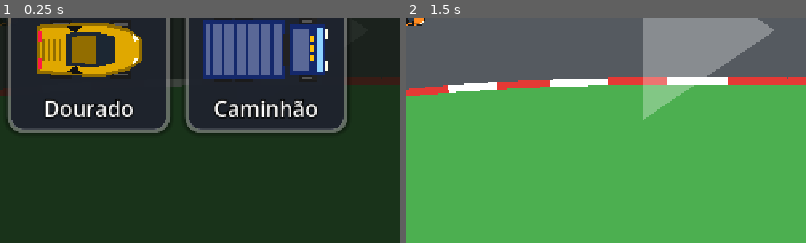
Above: before the commit, frames 1-2 (left to right).
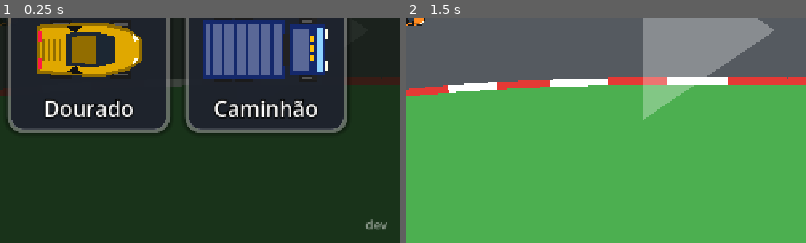
Above: after the commit, the same moments.

Repository: clobato7/jogo-corrida
Game: Godot game, scene res://scenes/main.tscn
The game is run twice, just before and just after one commit, with the same random seed, the same clock (stepped at 60 frames per second) and the same inputs.
Inputs (mouse positions are % of the whole screen's width and height, from its top left):
- Up to frame 1 (0.25 s): no input
- Up to frame 2 (1.5 s): click (17, 60) at 0.52 s; tap Enter at 1.25 s; move the mouse to (72, 45) at 1.27 s; hold D (steer_right) from 1.28 s (still down); click (72, 45) at 1.42 s
The pictures show only the part of the screen within x 50-100%, y 50-100%; the shares and areas given below are measured in that part.

The runs differ from the first frame. In frame 1, 0.1% of the frame differs, in the area x 91-97%, y 89-95%; in frame 2, nothing differs.

Commit message:
Corrige leitura do ranking no navegador (gzip), mostra a versão e tira o símbolo do botão
Co-Authored-By: Claude Opus 5.5 <noreply@anthropic.com>
Claude-Session: https://claude.ai/code/session_01SfKqRhB9szQNfyRjXvGQXN

Diff:
--- a/scenes/hud.tscn
+++ b/scenes/hud.tscn
@@ -171,7 +171,7 @@
 theme_override_styles/normal = SubResource("StyleBoxFlat_green")
 theme_override_styles/hover = SubResource("StyleBoxFlat_green_hover")
 theme_override_styles/pressed = SubResource("StyleBoxFlat_green_pressed")
-text = "▶  CORRER DE NOVO"
+text = "CORRER DE NOVO"
 
 [node name="ChangeCarButton" type="Button" parent="VictoryPanel/Columns/Box"]
 custom_minimum_size = Vector2(0, 80)
@@ -186,6 +186,13 @@
 theme_override_styles/pressed = SubResource("StyleBoxFlat_blue_pressed")
 text = "Trocar de carro"
 
+[node name="VersionLabel" type="Label" parent="VictoryPanel/Columns/Box"]
+layout_mode = 2
+theme_override_colors/font_color = Color(1, 1, 1, 0.45)
+theme_override_font_sizes/font_size = 18
+text = "dev"
+horizontal_alignment = 1
+
 [node name="RankingBox" type="VBoxContainer" parent="VictoryPanel/Columns"]
 custom_minimum_size = Vector2(480, 0)
 layout_mode = 2
@@ -254,6 +261,24 @@
 mouse_filter = 2
 alignment = 1
 theme_override_constants/separation = 24
+
+[node name="SelectVersionLabel" type="Label" parent="CarSelect"]
+layout_mode = 1
+anchors_preset = 3
+anchor_left = 1.0
+anchor_top = 1.0
+anchor_right = 1.0
+anchor_bottom = 1.0
+offset_left = -420.0
+offset_top = -44.0
+offset_right = -20.0
+offset_bottom = -12.0
+grow_horizontal = 0
+grow_vertical = 0
+theme_override_colors/font_color = Color(1, 1, 1, 0.5)
+theme_override_font_sizes/font_size = 20
+text = "dev"
+horizontal_alignment = 2
 
 [node name="NamePrompt" type="ColorRect" parent="."]
 layout_mode = 3
--- /dev/null
+++ b/scripts/build_info.gd
@@ -0,0 +1,6 @@
+class_name BuildInfo
+## Versão mostrada no jogo (tela de escolha e tela de vitória).
+## No GitHub, a Action substitui "dev" por v0.N (N = número da publicação),
+## então dá para conferir se o celular está com a versão mais nova.
+
+const VERSION := "dev"
--- a/scripts/hud.gd
+++ b/scripts/hud.gd
@@ -39,6 +39,8 @@
 	countdown_label.hide()
 	car_select.hide()
 	name_prompt.hide()
+	$CarSelect/SelectVersionLabel.text = BuildInfo.VERSION
+	$VictoryPanel/Columns/Box/VersionLabel.text = BuildInfo.VERSION
 	save_button.pressed.connect(_on_name_confirmed)
 	name_edit.text_submitted.connect(func(_t): _on_name_confirmed())
 	change_name_button.pressed.connect(_on_change_name)
@@ -106,7 +108,7 @@
 	if sent.has("error"):
 		ranking_status.text = "Não deu para enviar o tempo (%s)" % sent["error"]
 	else:
-		var pos: int = sent["position"]
+		var pos := int(sent["position"])
 		var text := "Você ficou em %dº lugar!" % pos
 		if sent["personal_best"]:
 			text += " Novo recorde seu!"
--- a/scripts/leaderboard.gd
+++ b/scripts/leaderboard.gd
@@ -49,6 +49,9 @@
 func _rpc(function_name: String, body: Dictionary) -> Dictionary:
 	var req := HTTPRequest.new()
 	req.timeout = 10.0
+	# No navegador a resposta já chega descompactada; se o Godot tentar
+	# descompactar de novo, a leitura falha. Por isso o gzip fica desligado.
+	req.accept_gzip = false
 	add_child(req)
 	var headers := PackedStringArray([
 		"apikey: " + PUBLISHABLE_KEY,
Not shown, added: scripts/build_info.gd.uid
